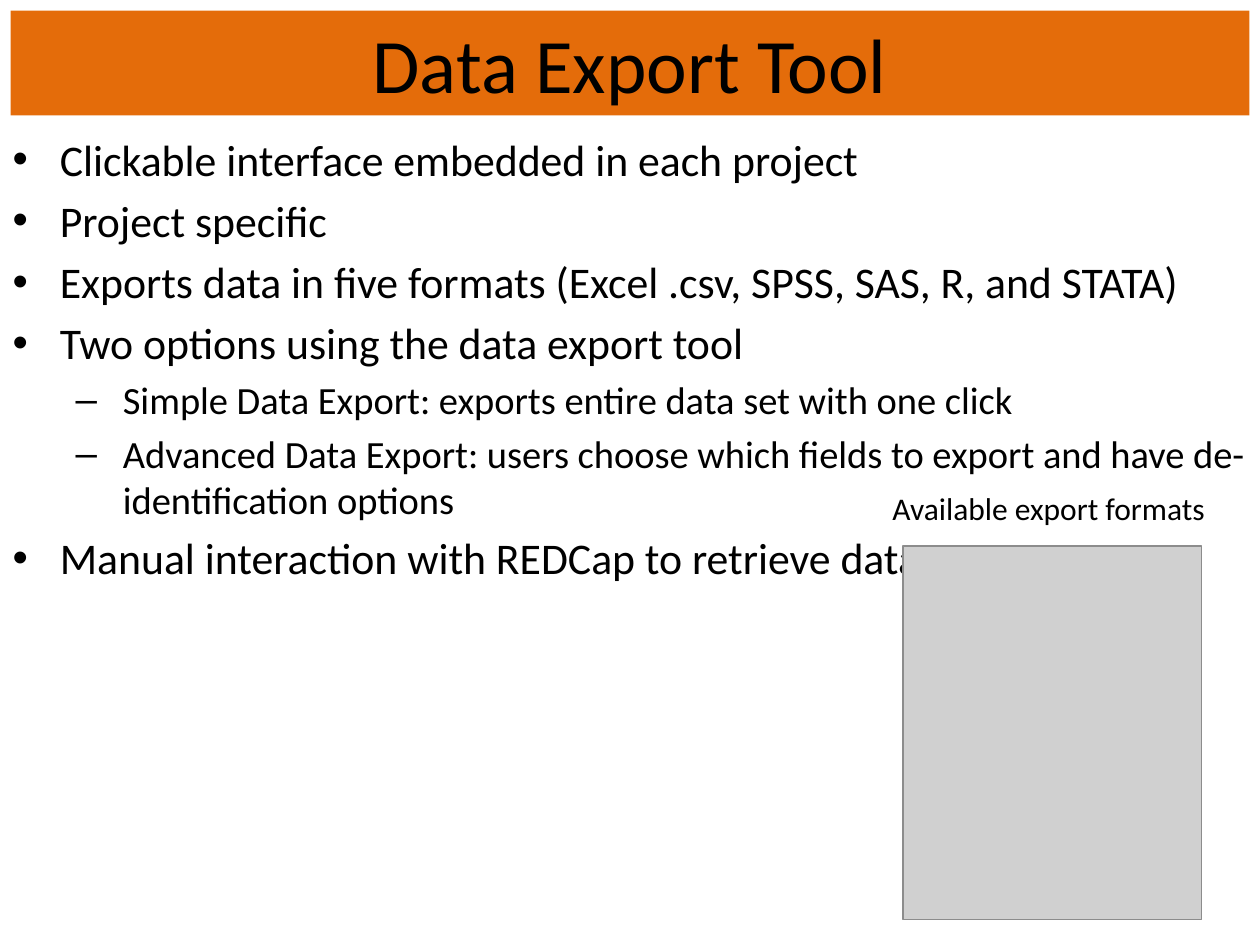
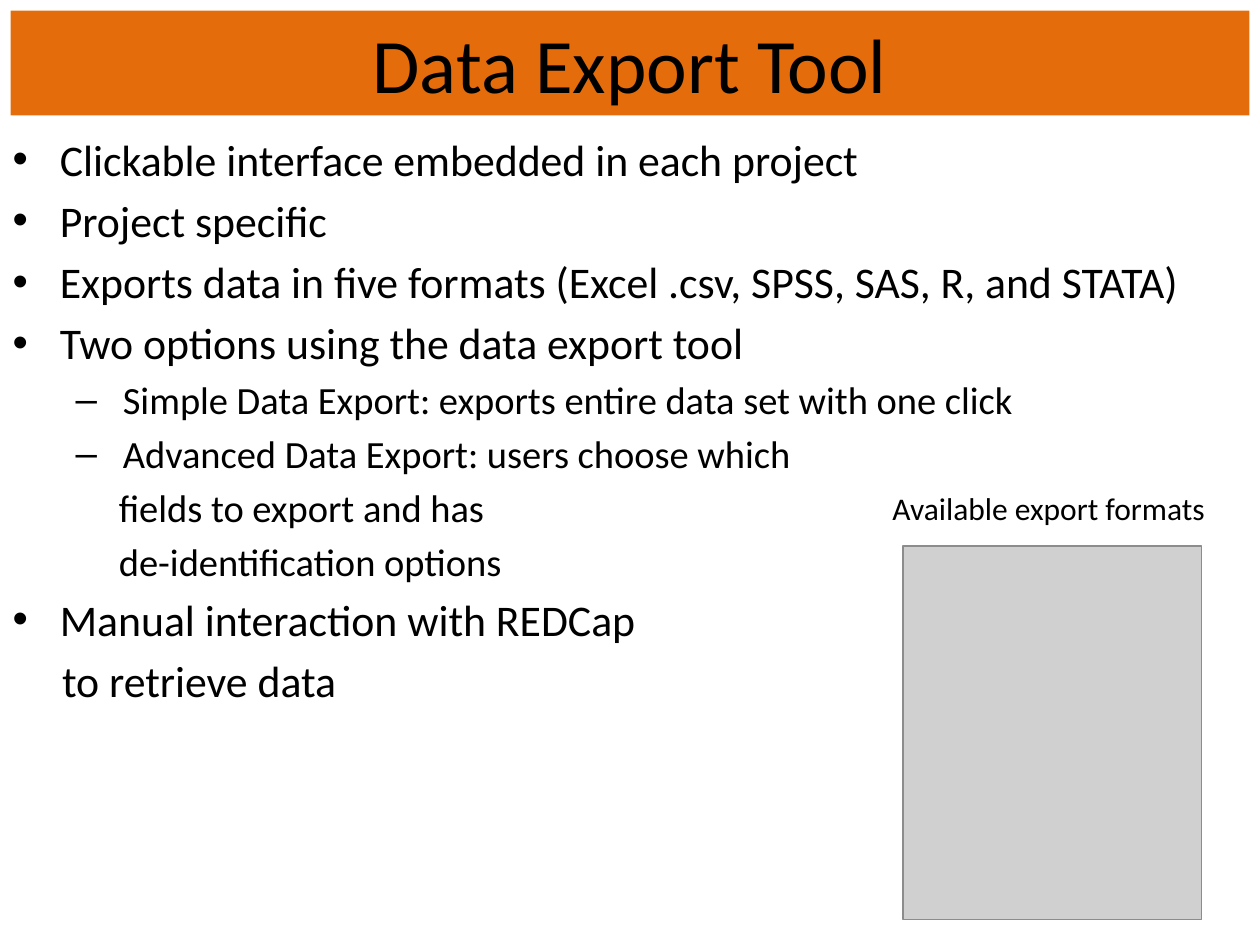
Before and after one commit to OuhscBbmc/RedcapExamplesAndPatterns, a slide deck: slide 8 of Publications/Presentation2014-04-07-MIECHV Paper Discussion/REDCapR.pptx. Drawn at 1260x945 pixels with LibreOffice and Linux fonts; fonts in the diff are those of the drawing; grey boxes stand for pictures. Boxes give left, top, right and bottom in pixels: in the first picture for what was removed or moved away, otherwise in the second. Text is boxed around its words. In the diff, an @@ line names an element or a change of style, - is before the commit and + after.

```diff
--- a/Publications/Presentation2014-04-07-MIECHV Paper Discussion/REDCapR.pptx
+++ b/Publications/Presentation2014-04-07-MIECHV Paper Discussion/REDCapR.pptx
@@ text at bbox=[60, 441, 790, 698]: text changed @@
-        – Advanced Data Export: users choose which fields to export and have de-identification options
-      • Manual interaction with REDCap to retrieve data
+        – Advanced Data Export: users choose which
+        fields to export and has
+        de-identification options
+      • Manual interaction with REDCap
+      to retrieve data
```
Also in this commit, not shown: 4 other slides changed, 1 slide added.
